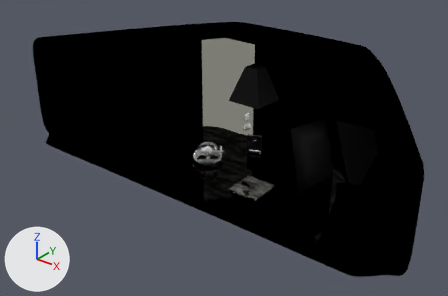
The Blender file vue/src/assets/rf_Cover.blend, before and after one commit.
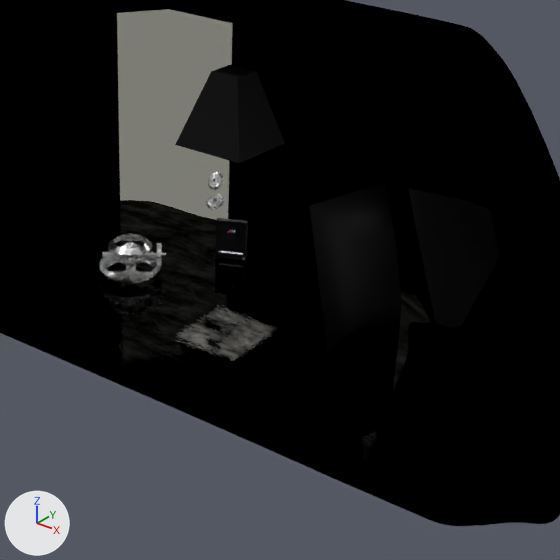
Each version appears first whole from a 50 mm camera at (3.48, -4.68, 2.92) aimed at (-0.15, -0.14, 0.1), and next in a close-up on the part from 33% to 91% of the width and 11% to 99% of the height. Every picture has the same lights, and +X, +Y and +Z are marked at lower left.

Before the edit, the objects in view are built like this:
```python
ob_bevelgear_1__17teeth_001 = bpy.data.objects.new('bevelGear[1]_17Teeth.001', me_plane_002)
ob_bevelgear_1__17teeth_001.location = (0.032, 0.055, 0.259)
ob_bevelgear_1__17teeth_001.rotation_euler = (1.568, 1.04, 1.445)  # degrees (90, 60, 83)
ob_bevelgear_1__17teeth_001.scale = (0.188, 0.188, 0.188)
ob_bevelgear_3__41teeth = bpy.data.objects.new('bevelGear[3]_41Teeth', me_plane_016)
ob_bevelgear_3__41teeth.location = (-0.227, -0.316, 0.111)
ob_bevelgear_3__41teeth.rotation_euler = (-1.571, 0.0, 0.663)  # degrees (-90, 0, 38)
ob_bevelgear_3__41teeth.scale = (0.188, 0.188, 0.188)
ob_bevelgear_4__48teeth = bpy.data.objects.new('bevelGear[4]_48Teeth', me_plane_013)
ob_bevelgear_4__48teeth.location = (-0.227, -0.316, 0.111)
ob_bevelgear_4__48teeth.rotation_euler = (-1.571, 0.0, 0.663)  # degrees (-90, 0, 38)
ob_bevelgear_4__48teeth.scale = (0.188, 0.188, 0.188)
ob_bevelgear_5 = bpy.data.objects.new('bevelGear[5]', me_plane_009)
ob_bevelgear_5.location = (-0.227, -0.316, 0.111)
ob_bevelgear_5.rotation_euler = (-1.571, 0.0, 0.663)  # degrees (-90, 0, 38)
ob_bevelgear_5.scale = (0.188, 0.188, 0.188)
ob_bevelgear_6 = bpy.data.objects.new('bevelGear[6]', me_plane_011)
ob_bevelgear_6.location = (-0.227, -0.316, 0.111)
ob_bevelgear_6.rotation_euler = (-1.571, 0.0, 0.663)  # degrees (-90, 0, 38)
ob_bevelgear_6.scale = (0.188, 0.188, 0.188)
ob_bevelgear_7__001 = bpy.data.objects.new('bevelGear[7].001', me_plane_006)
ob_bevelgear_7__001.location = (0.026, 0.048, 0.421)
ob_bevelgear_7__001.rotation_euler = (-2.226, -0.375, 0.229)  # degrees (-128, -21, 13)
ob_bevelgear_7__001.scale = (0.188, 0.188, 0.188)
ob_l_back_r = bpy.data.objects.new('l_back_r', me_cube_004)
ob_l_back_r.location = (-0.908, 0.745, 0.376)
ob_l_back_r.rotation_euler = (1.571, 0.0, -2.208)  # degrees (90, 0, -127)
ob_l_back_r.scale = (0.29, 0.644, 0.279)
ob_l_side = bpy.data.objects.new('l_side', me_cube_002)
ob_l_side.location = (1.0, -0.159, 0.347)
ob_l_side.rotation_euler = (1.311, 0.0, 1.273)  # degrees (75, 0, 73)
ob_l_side.scale = (0.218, 0.325, 0.144)
ob_ms_box = bpy.data.objects.new('ms_box', me_cube_003)
ob_ms_box.location = (0.039, 0.131, 0.002)
ob_ms_box.rotation_euler = (0.0, 0.0, 0.431)  # degrees (0, 0, 25)
ob_ms_box.scale = (0.075, 0.0125, 0.1)
# also in view: 'sc_bg_floor' at (0.0, -0.24, -0.06); 'sc_bg' at (0.0, 0.19, 0.49); 'l_top' at (-0.08, 0.27, 0.71); 'l_back_l' at (0.83, 0.57, 0.31)
```
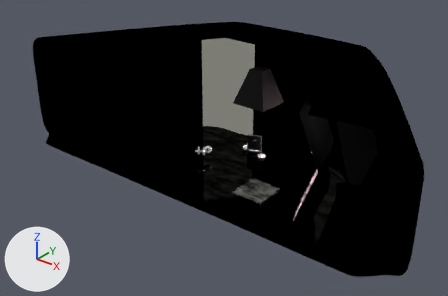
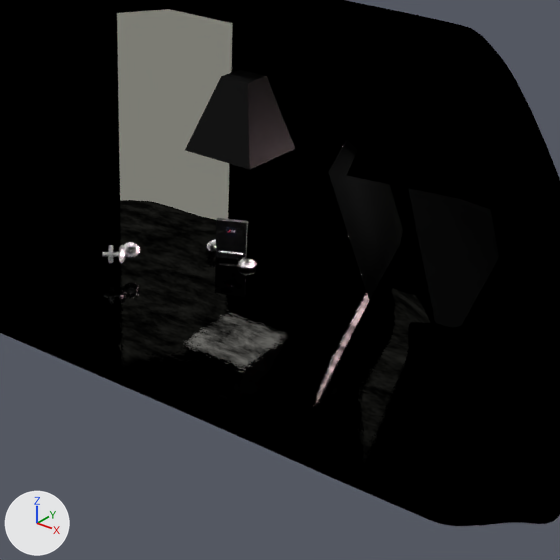
The change, as a list of edits to the scene's bpy script:
```text
Change ng_brushed_cylindrical:
    add n18 = _N.new('ShaderNodeClamp'); n18.name = 'Clamp.001'
    where n17 = _N.new('ShaderNodeClamp'); n17.name = 'Clamp'
    where n10 = _N.new('ShaderNodeTexNoise'); n10.name = 'Noise Texture'
    remove _L.new(n17.outputs[0], n10.inputs[4])  # 'Result' to 'Roughness'
    add _L.new(n17.outputs[0], n18.inputs[0])  # 'Result' to 'Value'
    add _L.new(n18.outputs[0], n10.inputs[4])  # 'Result' to 'Roughness'
Change mat_lamp2:
    mat_lamp2.base_color: (0.952, 0.955, 1.0) -> (1.0, 0.732, 0.762)  # white #fafaff -> white #ffdee2
    mat_lamp2.strength: 3.2 -> 22.4
Change mat_dvd_case_mat:
    remove # nodes: BsdfPrincipled, Bump x2, Mapping, Mix, OutputMaterial, TexCoord, TexImage x2, ValToRGB x2
    remove # colours: black #373737, white #ffffff, black #000000, dark grey #484848
    remove # uses the picture img_glass_normal_jpg
    nodes: BsdfPrincipled, Bump, Mix x2, OutputMaterial, TexImage, ValToRGB
    colours: black #000000, dark grey #6e6e6e, white #ffffff
Change ob_l_side:
    ob_l_side.location: (1.0, -0.159, 0.347) -> (0.724, 0.371, 0.347)
    ob_l_side.rotation_euler: (1.311, 0.0, 1.273) -> (1.217, 0.0, 1.913)  # degrees (75, 0, 73) -> degrees (70, 0, 110)
Change ob_l_top:
    ob_l_top.location: (-0.081, 0.282, 0.824) -> (0.0, 0.252, 0.824)
Change ob_bevelgear_2__16teeth:
    add ob_bevelgear_2__16teeth.hide_render = True
Change ob_bevelgear_3__41teeth:
    add ob_bevelgear_3__41teeth.hide_render = True
Change ob_bevelgear_4__48teeth:
    add ob_bevelgear_4__48teeth.hide_render = True
Change ob_bevelgear_7:
    add ob_bevelgear_7.hide_render = True
Change ob_bevelgear_8:
    add ob_bevelgear_8.hide_render = True
Change ob_joint_1:
    add ob_joint_1.hide_render = True
Change ob_joint_2:
    add ob_joint_2.hide_render = True
Change ob_bevelgear_1__17teeth_001:
    ob_bevelgear_1__17teeth_001.location: (0.032, 0.055, 0.259) -> (0.01, 0.085, -0.006)
    ob_bevelgear_1__17teeth_001.rotation_euler: (1.568, 1.04, 1.445) -> (-0.301, 0.532, -0.596)  # degrees (90, 60, 83) -> degrees (-17, 30, -34)
Change ob_bevelgear_7__001:
    ob_bevelgear_7__001.location: (0.026, 0.048, 0.421) -> (0.159, 0.099, -0.023)
    ob_bevelgear_7__001.rotation_euler: (-2.226, -0.375, 0.229) -> (3.142, 0.0, 0.663)  # degrees (-128, -21, 13) -> degrees (180, 0, 38)
```

Location of each change, [x1, y1, x2, y2] in pixels of the close-ups (560 x 560 px):
'l_side', recoloured, surface changed, moved, turned: before [309, 183, 401, 353]; after [328, 139, 403, 301]
'l_top', moved: before [175, 65, 285, 163]; after [185, 70, 295, 169]
'bevelGear[4]_48Teeth', hidden: before [99, 256, 162, 285]
'bevelGear[3]_41Teeth', hidden: before [108, 233, 152, 257]
'bevelGear[7].001', surface changed, moved, turned: before [208, 172, 224, 190]; after [238, 259, 257, 269]
'bevelGear[1]_17Teeth.001', surface changed, moved, turned: before [206, 194, 224, 210]; after [207, 239, 216, 252]
'bevelGear[6]', surface changed: [123, 242, 140, 259] in both
'bevelGear[5]', surface changed: [103, 245, 125, 263] in both
'bevelGear[7]', hidden: before [121, 255, 139, 266]
'bevelGear[2]_16Teeth', hidden: before [157, 243, 162, 266]
'bevelGear[1]_17Teeth', surface changed: [108, 245, 114, 263] in both
'bevelGear[8]', hidden: before [137, 245, 153, 263]
'joint_2', hidden: before [153, 253, 166, 256]
